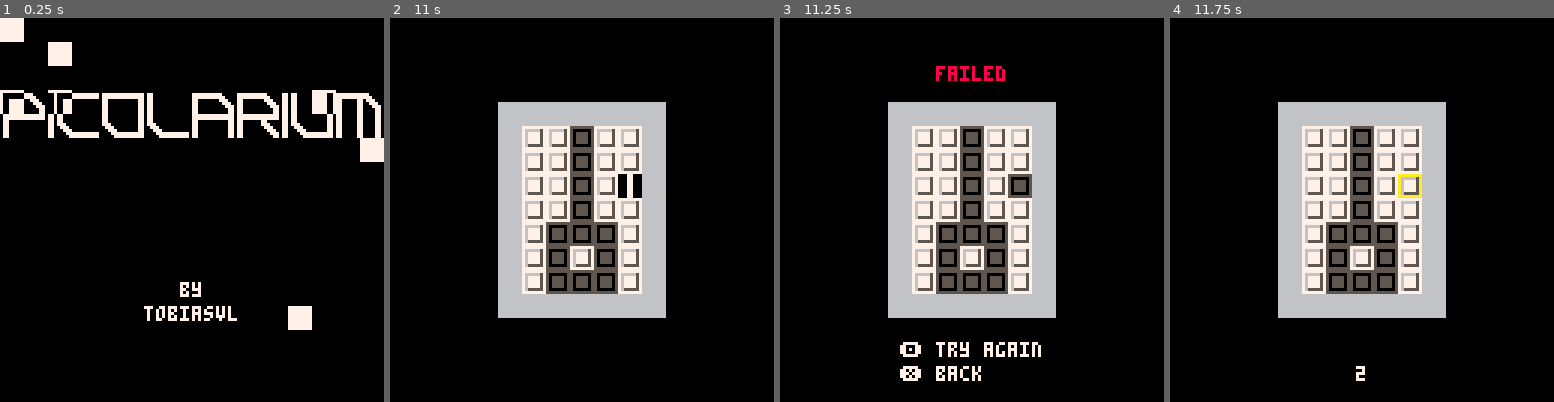
Above: before the commit, frames 1-4 (left to right).
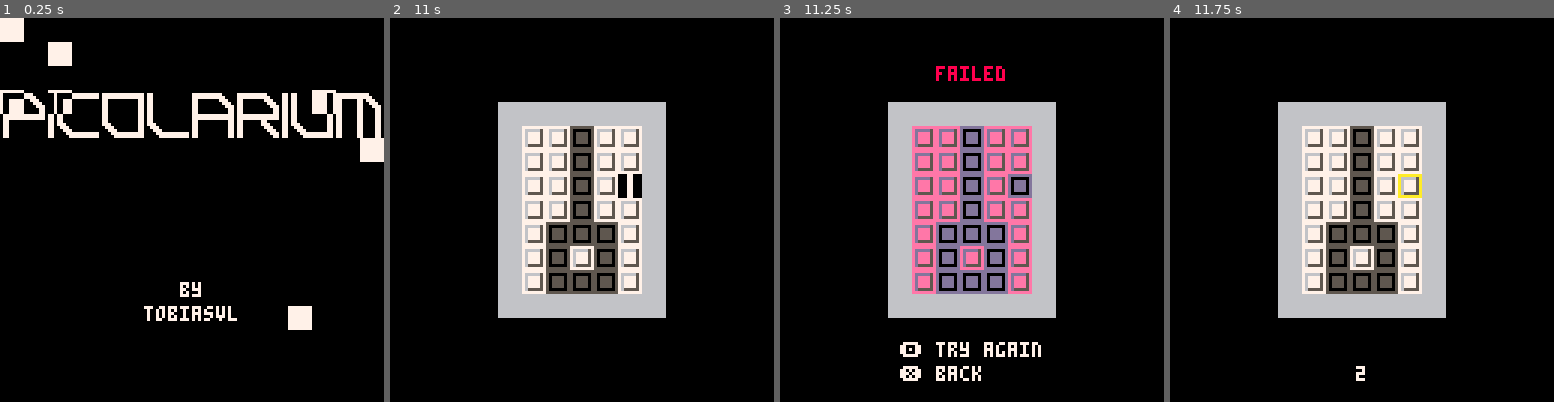
Above: after the commit, the same moments.

Repository: tobiasvl/picolarium
Game: PICO-8 cartridge picolarium.p8
Same seed, same stepped clock (60 frames per second), same inputs: the game is played once before the commit and once after it.
Inputs:
- Up to frame 1 (0.25 s): no input
- Up to frame 2 (11 s): tap X (X key) at 0.33, 1.07, 1.85, 2.97, 4.08, 5.2, 6.32, 7.43, 8.55, 9.67, 10.78 s; tap O (Z key) at 0.7, 1.7, 2.1, 2.5, 2.9, 3.3, 3.7, 4.1, 4.5, 4.9, 5.3, 5.7, 6.1, 6.5, 6.9, 7.3, 7.7, 8.1, 8.5, 8.9, 9.3, 9.7, 10.1, 10.5, 10.9 s; hold Right 1.6-2.1 s; hold Up 2.15-2.42 s; hold Right 2.47-3.03 s; hold Left 3.08-3.58 s; hold Down 3.63-3.97 s; hold Right 4.02-4.68 s; hold Up 4.73-5.03 s; hold Left 5.08-5.68 s; hold Down 5.73-6.03 s; hold Right 6.08-6.58 s; hold Right 6.63-7.13 s; hold Up 7.18-7.45 s; hold Right 7.5-8.07 s; hold Left 8.12-8.62 s; hold Down 8.67-9 s; hold Right 9.05-9.72 s; hold Up 9.77-10.07 s; hold Left 10.12-10.72 s; hold Down from 10.77 s (still down)
- Up to frame 3 (11.25 s): release Down at 11.07 s; hold Right from 11.12 s (still down)
- Up to frame 4 (11.75 s): tap O (Z key) at 11.3, 11.7 s; release Right at 11.62 s

Frames 1-2 are identical in both runs. In frame 3, 11% of the frame differs, in the area x 34-66%, y 28-72%; in frame 4, nothing differs.

Commit message:
Fix advancement to next level (#9)

Diff:
--- a/picolarium.p8
+++ b/picolarium.p8
@@ -81,21 +81,21 @@
 end
 
 function find_unsolved()
-  local new_lvl=lvl+1
+  new_lvl=lvl+1
   local x=new_lvl%#level_select
   if (x==0) x=10
   for y=ceil(new_lvl/#level_select),10 do
     for x2=x,10 do
       if level_select[y][x2]==0 then
-        lvl=new_lvl
-        lvl_xpos=(x2-1)*8
-        lvl_ypos=(y-1)*8
-        return
+        new_lvl_xpos=(x2-1)*8
+        new_lvl_ypos=(y-1)*8
+        return true
       end
       new_lvl+=1
     end
     x=1
   end
+  return false
 end
 
 function _init()
@@ -109,6 +109,9 @@
   center("tobiasvl",96)
   lvl_xpos,lvl_ypos=0,0
   counter=0
+  new_lvl=1
+  new_lvl_xpos=0
+  new_lvl_ypos=0
 end
 
 function play_init()
@@ -354,10 +357,14 @@
   elseif mode==7 then
     counter+=1
     if (btnp(🅾️)) mode=4 turn_off_draw()
+  elseif mode==7 or mode==8 or mode==9 then
     if (btnp(❎)) mode=3
-  elseif mode==8 then
-    if (btnp(🅾️)) find_unsolved() play_init()-- turn_off_draw()
-    if (btnp(❎)) mode=3
+  end
+  if mode==9 then
+    if btnp(🅾️) then
+      lvl,lvl_xpos,lvl_ypos=new_lvl,new_lvl_xpos,new_lvl_ypos
+      play_init()
+    end
   end
 end
 
@@ -414,9 +421,14 @@
       end
       camera()
       center("clear!",16,3)
-      print("🅾️ next unsolved level",20,108,7)
-      print("❎ back",20,116,7)
-      mode=8
+      if lvls_beat<100 and find_unsolved() then
+        print("🅾️ next unsolved level",20,108,7)
+        print("❎ back",20,116,7)
+        mode=9
+      else
+        center("❎ back",108,7)
+        mode=8
+      end
     else
       if counter>=16 then
         counter=0
